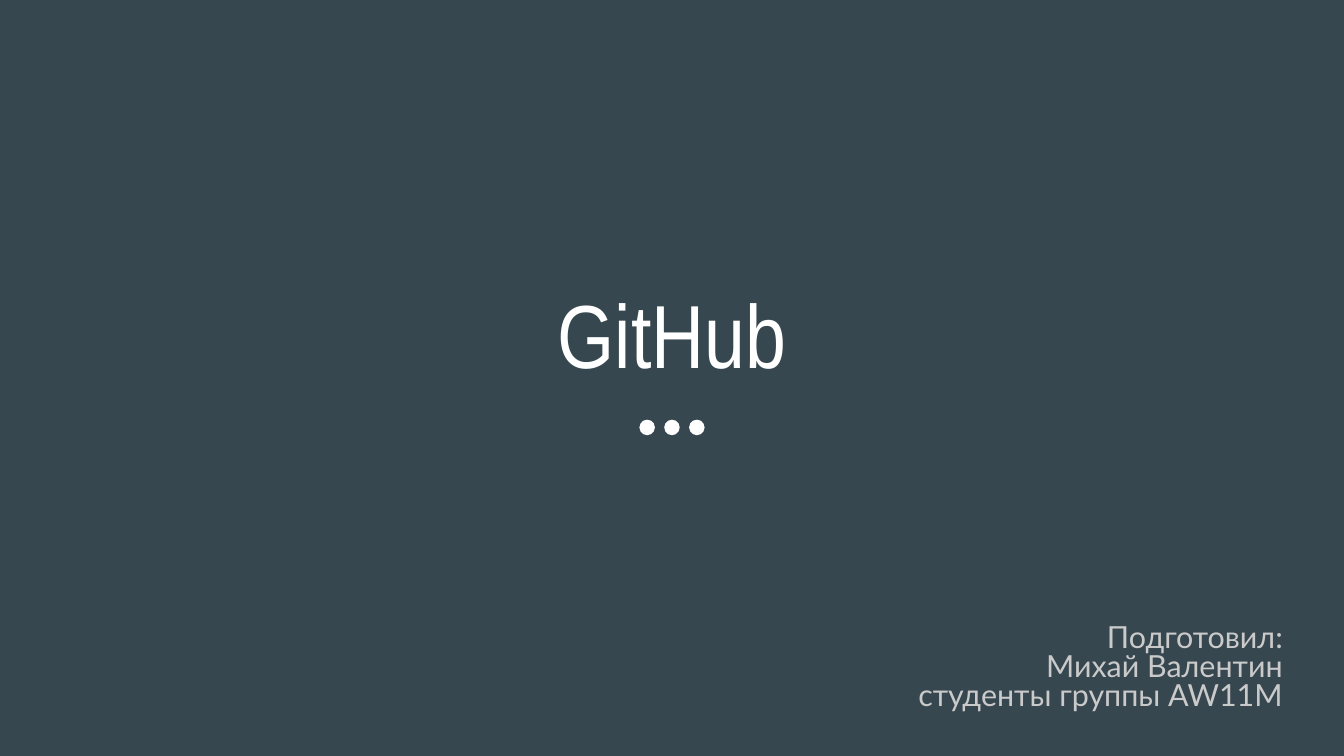
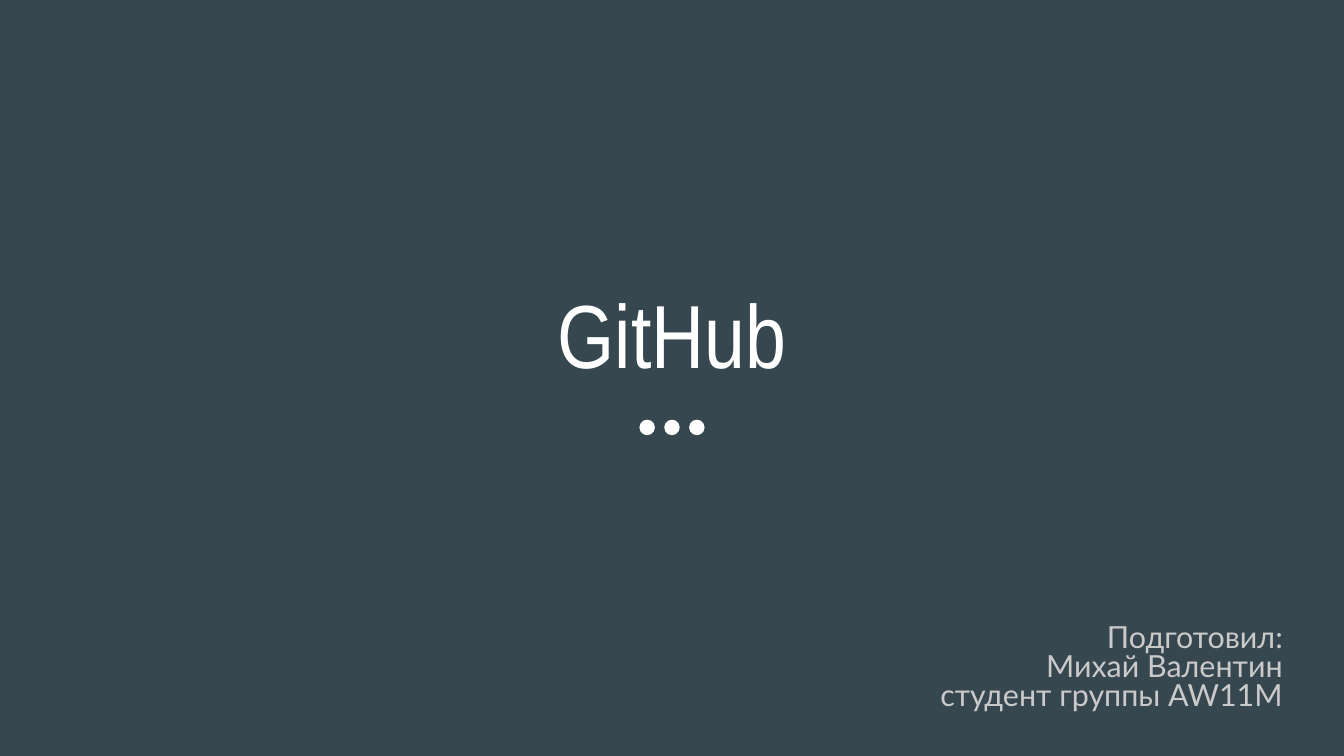
Before and after one commit to is-z/scv-about-github, a slide deck: slide 1 of GitHub.Mihai.Valentin.AW11M.pptx. Drawn at 1344x756 pixels with LibreOffice and Linux fonts; fonts in the diff are those of the drawing. Boxes give left, top, right and bottom in pixels: in the first picture for what was removed or moved away, otherwise in the second. Text is boxed around its words. In the diff, an @@ line names an element or a change of style, - is before the commit and + after.

```diff
--- a/GitHub.Mihai.Valentin.AW11M.pptx
+++ b/GitHub.Mihai.Valentin.AW11M.pptx
@@ subtitle at (940, 684, 1282, 712): text changed @@
-студенты группы AW11M
+студент группы AW11M
```
Also in this commit, not shown: 1 other file.
